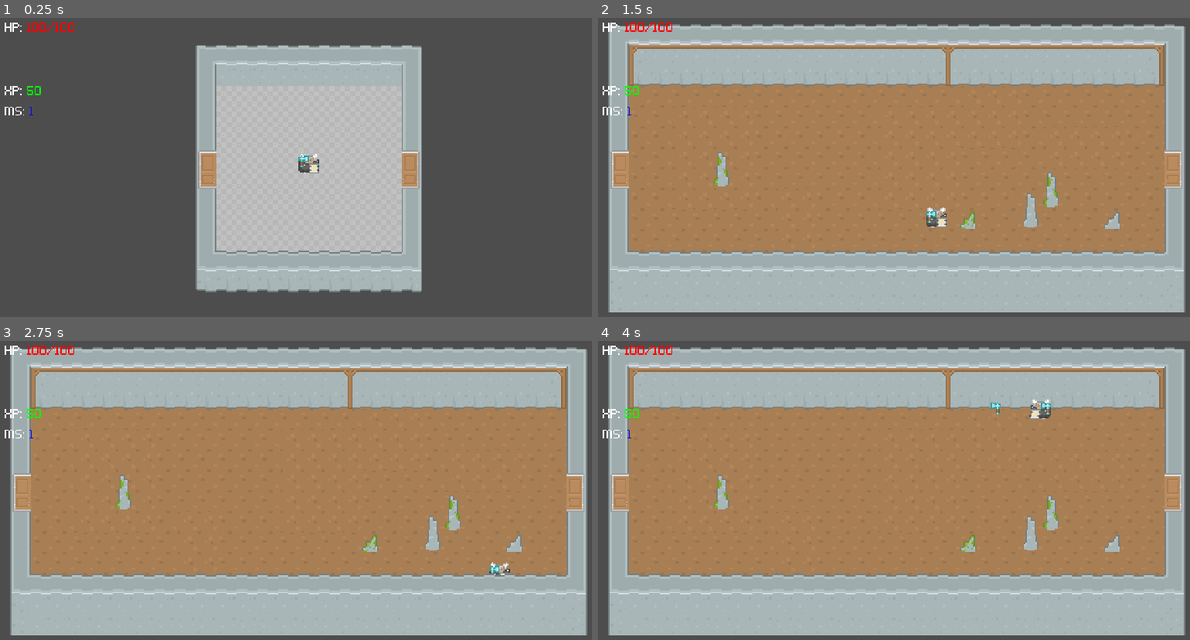
Above: before the commit, frames 1-4 (two rows, left to right).
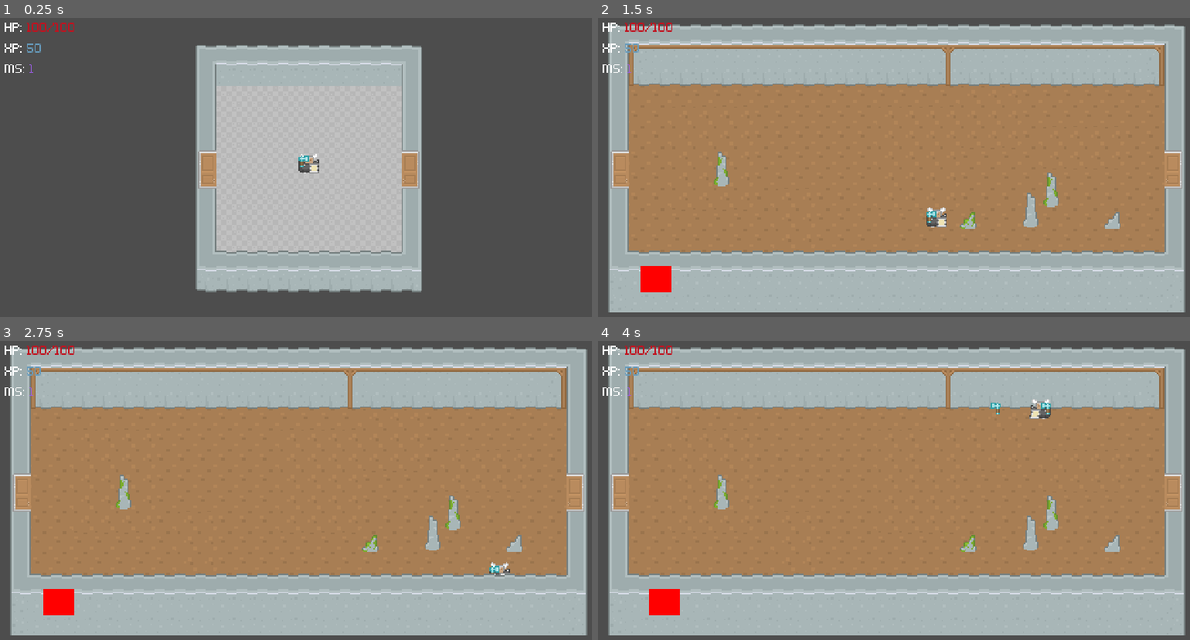
Above: after the commit, the same moments.

Repository: adamico/supreme-chainsaw
Game: Godot game, scene res://src/main/main.tscn
Same seed, same stepped clock (60 frames per second), same inputs: the game is played once before the commit and once after it.
Inputs:
- Up to frame 1 (0.25 s): no input
- Up to frame 2 (1.5 s): hold D (move_right) 0.53-1.28 s; tap Space (attack) at 0.6 s; hold S (move_down) from 1.28 s (still down); tap E (interact) at 1.35 s
- Up to frame 3 (2.75 s): release S (move_down) at 2.03 s; hold D (move_right) from 2.03 s (still down); tap Space (attack) at 2.1 s
- Up to frame 4 (4 s): tap Enter at 2.75 s; release D (move_right) at 2.78 s; hold W (move_up) 2.78-3.53 s; tap E (interact) at 2.85 s; hold A (move_left) from 3.53 s (still down); tap Space (attack) at 3.6 s

The runs differ from the first frame. In frame 1, 0.3% of the frame differs, in the area x 0-13%, y 1-33%; in frame 2, 0.8%, in the area x 0-13%, y 1-92%; in frame 3, 0.8%; in frame 4, 0.8%.

Commit message:
Update UI theme and buff card color handling
Switched to a new custom theme and font in project settings and new_theme.tres, updating style and color resources. Refactored perm_buff_card_offer.gd and temp_buff_card_offer.gd to use color constants for card text, and updated corresponding .tscn files to match new color codes and formatting. Updated dungeon_tileset resource UID and references in room scenes. Minor UI layout adjustments in player_stats.tscn and sacrifice_ui.tscn.

Diff:
--- a/project.godot
+++ b/project.godot
@@ -37,7 +37,8 @@
 
 [gui]
 
-theme/custom="uid://02205mhqnts"
+theme/custom="uid://dofdthyhp0brv"
+theme/custom_font="uid://ceomrfhis0lwo"
 
 [input]
 
--- /dev/null
+++ b/src/globals/constants.gd
@@ -0,0 +1,9 @@
+class_name Constants extends Node
+
+# Constants for game mechanics
+# colors
+const HEALTH_COLOR: String = "c1121f"  # Red
+const EXPERIENCE_COLOR: String = "669BBC"  # Blue
+const MEMORY_SHARD_COLOR: String = "9b5de5"  # Purple
+const DAMAGE_COLOR: String = "003049"  # Dark Blue
+const SKILL_COLOR: String = "826f00"  # Gold
--- /dev/null
+++ b/src/resources/new_style_box_flat.tres
@@ -0,0 +1,4 @@
+[gd_resource type="StyleBoxFlat" format=3 uid="uid://ypih0na3rad3"]
+
+[resource]
+bg_color = Color(0.992157, 0.941176, 0.835294, 0.701961)
--- a/src/resources/new_theme.tres
+++ b/src/resources/new_theme.tres
@@ -1,6 +1,91 @@
-[gd_resource type="Theme" load_steps=2 format=3 uid="uid://02205mhqnts"]
+[gd_resource type="Theme" load_steps=9 format=3 uid="uid://dofdthyhp0brv"]
 
 [ext_resource type="FontFile" uid="uid://ceomrfhis0lwo" path="res://assets/Kenney Pixel.ttf" id="1_ipuwc"]
+[ext_resource type="StyleBox" uid="uid://ypih0na3rad3" path="res://src/resources/new_style_box_flat.tres" id="2_rk1u1"]
+
+[sub_resource type="StyleBoxEmpty" id="StyleBoxEmpty_rk1u1"]
+
+[sub_resource type="FontVariation" id="FontVariation_ipuwc"]
+base_font = ExtResource("1_ipuwc")
+variation_embolden = 1.2
+
+[sub_resource type="FontVariation" id="FontVariation_rk1u1"]
+base_font = ExtResource("1_ipuwc")
+variation_embolden = 1.2
+variation_transform = Transform2D(1, 0.2, 0, 1, 0, 0)
+
+[sub_resource type="FontVariation" id="FontVariation_nws77"]
+base_font = ExtResource("1_ipuwc")
+variation_transform = Transform2D(1, 0.2, 0, 1, 0, 0)
+
+[sub_resource type="StyleBoxFlat" id="StyleBoxFlat_rjjq6"]
+content_margin_left = 4.0
+content_margin_top = 4.0
+content_margin_right = 4.0
+content_margin_bottom = 4.0
+bg_color = Color(1, 1, 1, 0.75)
+draw_center = false
+border_width_left = 2
+border_width_top = 2
+border_width_right = 2
+border_width_bottom = 2
+corner_radius_top_left = 3
+corner_radius_top_right = 3
+corner_radius_bottom_right = 3
+corner_radius_bottom_left = 3
+corner_detail = 5
+expand_margin_left = 2.0
+expand_margin_top = 2.0
+expand_margin_right = 2.0
+expand_margin_bottom = 2.0
+
+[sub_resource type="StyleBoxEmpty" id="StyleBoxEmpty_lgb67"]
+content_margin_left = 0.0
+content_margin_top = 0.0
+content_margin_right = 0.0
+content_margin_bottom = 0.0
 
 [resource]
-default_font = ExtResource("1_ipuwc")
+Button/colors/font_color = Color(0.992157, 0.941176, 0.835294, 1)
+Button/colors/font_disabled_color = Color(0.992157, 0.941176, 0.835294, 1)
+Label/colors/font_color = Color(0, 0.188235, 0.286275, 1)
+Label/colors/font_outline_color = Color(0, 0, 0, 1)
+Label/colors/font_shadow_color = Color(0, 0, 0, 0)
+Label/constants/line_spacing = 3
+Label/constants/outline_size = 0
+Label/constants/shadow_offset_x = 1
+Label/constants/shadow_offset_y = 1
+Label/constants/shadow_outline_size = 1
+Label/font_sizes/font_size = 16
+Label/fonts/font = ExtResource("1_ipuwc")
+Label/styles/normal = SubResource("StyleBoxEmpty_rk1u1")
+Panel/styles/panel = ExtResource("2_rk1u1")
+RichTextLabel/colors/default_color = Color(0, 0.188235, 0.286275, 1)
+RichTextLabel/colors/font_outline_color = Color(0, 0, 0, 1)
+RichTextLabel/colors/font_selected_color = Color(0, 0, 0, 0)
+RichTextLabel/colors/font_shadow_color = Color(0, 0, 0, 0)
+RichTextLabel/colors/selection_color = Color(0.1, 0.1, 1, 0.8)
+RichTextLabel/colors/table_border = Color(0, 0, 0, 0)
+RichTextLabel/colors/table_even_row_bg = Color(0, 0, 0, 0)
+RichTextLabel/colors/table_odd_row_bg = Color(0, 0, 0, 0)
+RichTextLabel/constants/line_separation = 0
+RichTextLabel/constants/outline_size = 0
+RichTextLabel/constants/shadow_offset_x = 1
+RichTextLabel/constants/shadow_offset_y = 1
+RichTextLabel/constants/shadow_outline_size = 1
+RichTextLabel/constants/table_h_separation = 3
+RichTextLabel/constants/table_v_separation = 3
+RichTextLabel/constants/text_highlight_h_padding = 3
+RichTextLabel/constants/text_highlight_v_padding = 3
+RichTextLabel/font_sizes/bold_font_size = 16
+RichTextLabel/font_sizes/bold_italics_font_size = 16
+RichTextLabel/font_sizes/italics_font_size = 16
+RichTextLabel/font_sizes/mono_font_size = 16
+RichTextLabel/font_sizes/normal_font_size = 16
+RichTextLabel/fonts/bold_font = SubResource("FontVariation_ipuwc")
+RichTextLabel/fonts/bold_italics_font = SubResource("FontVariation_rk1u1")
+RichTextLabel/fonts/italics_font = SubResource("FontVariation_nws77")
+RichTextLabel/fonts/mono_font = ExtResource("1_ipuwc")
+RichTextLabel/fonts/normal_font = ExtResource("1_ipuwc")
+RichTextLabel/styles/focus = SubResource("StyleBoxFlat_rjjq6")
+RichTextLabel/styles/normal = SubResource("StyleBoxEmpty_lgb67")
--- a/src/rooms/battle_room.gd
+++ b/src/rooms/battle_room.gd
@@ -17,7 +17,7 @@
 # Override feature spawning for battle-specific logic
 func _spawn_room_features():
 	print("BattleRoom spawning combat features...")
-	# _spawn_enemies()
+	_spawn_enemies()
 
 
 func _spawn_enemies():
--- a/src/ui/new_skill_card_offer.gd
+++ b/src/ui/new_skill_card_offer.gd
@@ -22,9 +22,9 @@
 func _add_card_details() -> void:
 	card_type_label.bbcode_text = "🔮 New Skill"
 	sacrifice_icon.bbcode_text = "🧠"
-	sacrifice_text.bbcode_text = "[color=cyan]" + str(experience_cost) + " XP[/color]"
+	sacrifice_text.bbcode_text = "[color=" + Constants.EXPERIENCE_COLOR + "]-" + str(experience_cost) + " XP[/color]"
 	offer_icon.bbcode_text = "🏃"
-	offer_text.bbcode_text = "[color=gold]" + skill_name + "[/color]"
+	offer_text.bbcode_text = "[color=" + Constants.SKILL_COLOR + "]" + skill_name + "[/color]"
 	new_skill_accept_button.pressed.connect(_on_accept_pressed)
 
 
--- a/src/ui/new_skill_card_offer.tscn
+++ b/src/ui/new_skill_card_offer.tscn
@@ -23,9 +23,11 @@
 
 [node name="CardTypeLabel" type="RichTextLabel" parent="MarginContainer/VBoxContainer"]
 unique_name_in_owner = true
+custom_minimum_size = Vector2(0, 24)
 layout_mode = 2
 text = "🔮 New Skill"
 fit_content = true
+vertical_alignment = 1
 
 [node name="CardEffectsContainer" type="VBoxContainer" parent="MarginContainer/VBoxContainer"]
 layout_mode = 2
@@ -49,7 +51,7 @@
 layout_mode = 2
 size_flags_horizontal = 3
 bbcode_enabled = true
-text = "[color=cyan]50 XP[/color]"
+text = "[color=669BBC]50 XP[/color]"
 fit_content = true
 vertical_alignment = 1
 
--- a/src/ui/perm_buff_card_offer.gd
+++ b/src/ui/perm_buff_card_offer.gd
@@ -22,10 +22,10 @@
 func _add_card_details() -> void:
 	card_type_label.bbcode_text = "🔗 Permanent Buff"
 	sacrifice_icon.bbcode_text = "🧩"
-	sacrifice_text.bbcode_text = "[color=lime]" + str(memory_shard_cost) + " Memory Shard[/color]"
+	sacrifice_text.bbcode_text = "[color=" + Constants.MEMORY_SHARD_COLOR + "]-" + str(memory_shard_cost) + " Memory Shard[/color]"
 	offer_icon.bbcode_text = "❤️‍🩹"
-	offer_text.bbcode_text = "[color=red]+" + str(max_hp_increase) + " MAX HP[/color]"
-	memory_text.bbcode_text = "[font_size=12]but lose a [color=lime]memory[/color][/font_size]"
+	offer_text.bbcode_text = "[color=" + Constants.HEALTH_COLOR + "]+" + str(max_hp_increase) + " MAX HP[/color]"
+	memory_text.bbcode_text = "but lose a [color=" + Constants.MEMORY_SHARD_COLOR + "]memory[/color]"
 	perm_buff_accept_button.pressed.connect(_on_accept_pressed)
 
 
--- a/src/ui/perm_buff_card_offer.tscn
+++ b/src/ui/perm_buff_card_offer.tscn
@@ -25,9 +25,11 @@
 
 [node name="CardTypeLabel" type="RichTextLabel" parent="MarginContainer/VBoxContainer"]
 unique_name_in_owner = true
+custom_minimum_size = Vector2(0, 24)
 layout_mode = 2
 text = "🔗 Permanent Buff"
 fit_content = true
+vertical_alignment = 1
 
 [node name="CardEffectsContainer" type="VBoxContainer" parent="MarginContainer/VBoxContainer"]
 layout_mode = 2
@@ -51,7 +53,7 @@
 layout_mode = 2
 size_flags_horizontal = 3
 bbcode_enabled = true
-text = "[color=lime]1 Memory Shard[/color]"
+text = "[color=9b5de5]1 Memory Shard[/color]"
 fit_content = true
 vertical_alignment = 1
 
@@ -74,7 +76,7 @@
 layout_mode = 2
 size_flags_horizontal = 3
 bbcode_enabled = true
-text = "[color=red]+5 MAX HP[/color]"
+text = "[color=C1121F]+5 MAX HP[/color]"
 fit_content = true
 vertical_alignment = 1
 
@@ -93,7 +95,7 @@
 layout_mode = 2
 size_flags_horizontal = 3
 bbcode_enabled = true
-text = "[font_size=12]but lose a [color=lime]memory[/color][/font_size]"
+text = "but lose a [color=9b5de5]memory[/color]"
 fit_content = true
 vertical_alignment = 1
 
--- a/src/ui/player_stats.gd
+++ b/src/ui/player_stats.gd
@@ -12,12 +12,12 @@
 
 
 func update_health(health: int, max_health: int) -> void:
-	health_value.bbcode_text = "[color=white]HP: [color=red]" + str(health) + "/" + str(max_health) + "[/color]"
+	health_value.bbcode_text = "[color=white]HP: [color=" + Constants.HEALTH_COLOR + "]" + str(health) + "/" + str(max_health) + "[/color]"
 
 
 func update_experience(experience: int) -> void:
-	experience_value.bbcode_text = "[color=white]XP: [color=green]" + str(experience)
+	experience_value.bbcode_text = "[color=white]XP: [color=" + Constants.EXPERIENCE_COLOR + "]" + str(experience) + "[/color]"
 
 
 func update_memory_shards(memory_shards: int) -> void:
-	memory_shards_value.bbcode_text = "[color=white]MS: [color=blue]" + str(memory_shards)
+	memory_shards_value.bbcode_text = "[color=white]MS: [color=" + Constants.MEMORY_SHARD_COLOR + "]" + str(memory_shards) + "[/color]"
--- a/src/ui/player_stats.tscn
+++ b/src/ui/player_stats.tscn
@@ -16,7 +16,7 @@
 offset_left = 12.0
 offset_top = 12.0
 offset_right = 76.0
-offset_bottom = 89.0
+offset_bottom = 56.0
 
 [node name="HealthValue" type="RichTextLabel" parent="VBoxContainer"]
 unique_name_in_owner = true
--- a/src/ui/sacrifice_ui.tscn
+++ b/src/ui/sacrifice_ui.tscn
@@ -65,13 +65,13 @@
 theme_override_constants/separation = 8
 alignment = 1
 
-[node name="TempBuffCardOffer" parent="Panel/MarginContainer/VBoxContainer/CardsContainer" groups=["cards"] instance=ExtResource("2_38sjs")]
+[node name="TempBuffCardOffer" parent="Panel/MarginContainer/VBoxContainer/CardsContainer" instance=ExtResource("2_38sjs")]
 layout_mode = 2
 
-[node name="NewSkillCardOffer" parent="Panel/MarginContainer/VBoxContainer/CardsContainer" groups=["cards"] instance=ExtResource("3_1xfb0")]
+[node name="NewSkillCardOffer" parent="Panel/MarginContainer/VBoxContainer/CardsContainer" instance=ExtResource("3_1xfb0")]
 layout_mode = 2
 
-[node name="PermBuffCardOffer" parent="Panel/MarginContainer/VBoxContainer/CardsContainer" groups=["cards"] instance=ExtResource("4_nadyy")]
+[node name="PermBuffCardOffer" parent="Panel/MarginContainer/VBoxContainer/CardsContainer" instance=ExtResource("4_nadyy")]
 layout_mode = 2
 
 [node name="ButtonsContainer" type="HBoxContainer" parent="Panel/MarginContainer/VBoxContainer"]
--- a/src/ui/temp_buff_card_offer.gd
+++ b/src/ui/temp_buff_card_offer.gd
@@ -24,10 +24,10 @@
 func _add_card_details() -> void:
 	card_type_label.bbcode_text = "🕰️ Temporary Buff"
 	sacrifice_icon.bbcode_text = "💔"
-	sacrifice_text.bbcode_text = "[color=red]-" + str(health_cost) + " HP[/color]"
+	sacrifice_text.bbcode_text = "[color=" + Constants.HEALTH_COLOR + "]-" + str(health_cost) + " HP[/color]"
 	offer_icon.bbcode_text = "⚔️"
-	offer_text.bbcode_text = "[color=green]+" + str(damage_bonus) + " DMG[/color]"
-	duration_text.bbcode_text = "[font_size=12]for " + str(duration) + " battle rooms[/font_size]"
+	offer_text.bbcode_text = "[color=" + Constants.DAMAGE_COLOR + "]+" + str(damage_bonus) + " DMG[/color]"
+	duration_text.bbcode_text = "for " + str(duration) + " battle rooms"
 	temp_buff_accept_button.pressed.connect(_on_accept_pressed)
 
 
--- a/src/ui/temp_buff_card_offer.tscn
+++ b/src/ui/temp_buff_card_offer.tscn
@@ -25,9 +25,11 @@
 
 [node name="CardTypeLabel" type="RichTextLabel" parent="MarginContainer/VBoxContainer"]
 unique_name_in_owner = true
+custom_minimum_size = Vector2(0, 24)
 layout_mode = 2
 text = "🕰️ Temporary Buff"
 fit_content = true
+vertical_alignment = 1
 
 [node name="CardEffectsContainer" type="VBoxContainer" parent="MarginContainer/VBoxContainer"]
 unique_name_in_owner = true
@@ -52,7 +54,7 @@
 layout_mode = 2
 size_flags_horizontal = 3
 bbcode_enabled = true
-text = "[color=red]-20 HP[/color]"
+text = "[color=C1121F]-20 HP[/color]"
 fit_content = true
 vertical_alignment = 1
 
@@ -93,7 +95,7 @@
 layout_mode = 2
 size_flags_horizontal = 3
 bbcode_enabled = true
-text = "[font_size=12]for 3 battle rooms[/font_size]"
+text = "for 3 battle rooms"
 fit_content = true
 vertical_alignment = 1
 
Not shown, added: src/globals/constants.gd.uid
Not shown: 1 places in src/resources/dungeon_tileset.tres that only renumber resources
Not shown: 1 places in src/rooms/battle_room.tscn that only renumber resources
Not shown: 1 places in src/rooms/entry_room.tscn that only renumber resources
Not shown: 1 places in src/rooms/sacrifice_room.tscn that only renumber resources
